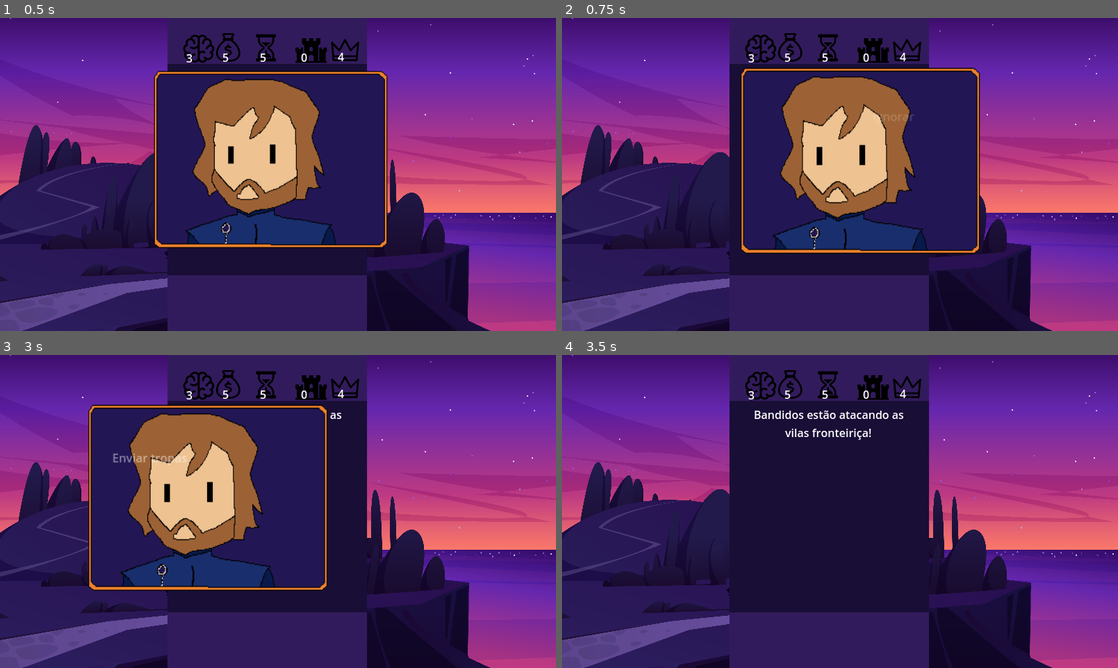
Above: before the commit, frames 1-4 (two rows, left to right).
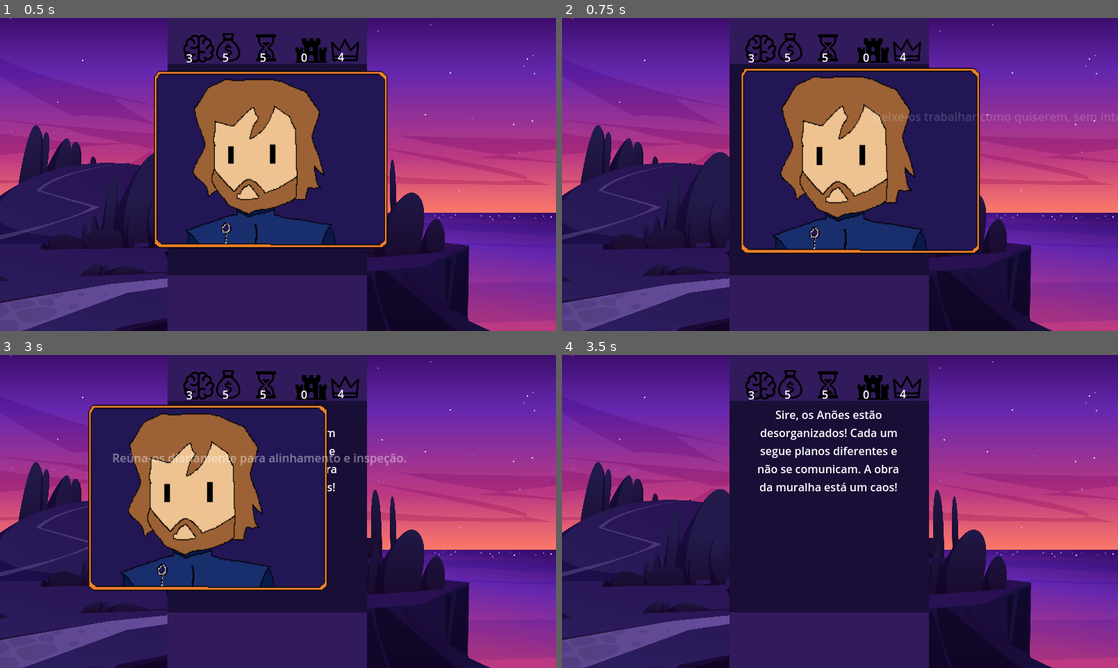
Above: after the commit, the same moments.

Repository: JulioDomanski/TCC
Game: Godot game, scene res://scenes/Main.tscn
Same seed, same stepped clock (60 frames per second), same inputs: the game is played once before the commit and once after it.
Inputs (mouse positions are in pixels of both pictures, inside the frame that each line leads up to):
- Up to frame 1 (0.5 s): no input
- Up to frame 2 (0.75 s): tap Enter at 0.5 s; drag from (817, 161) to (895, 105) at 0.52 s
- Up to frame 3 (3 s): drag from (444, 558) to (250, 574) at 1.27 s; tap Space at 2 s; move the mouse to (111, 464) at 2.02 s; click (111, 464) at 2.17 s; tap Enter at 2.75 s; drag from (305, 511) to (111, 464) at 2.77 s
- Up to frame 4 (3.5 s): no input

Frame 1 is identical in both runs. In frame 2, 0.3% of the frame differs, in the area x 56-100%, y 30-34%; in frame 3, 0.7%; in frame 4, 1.7%, in the area x 34-62%, y 17-44%.

Commit message:
feature: ideias para cartas, alteracao do som

Diff:
--- a/data/cards.json
+++ b/data/cards.json
@@ -1,54 +1,142 @@
 [
-	{
-		"id": 1,
-		"text": "Bandidos estão atacando as vilas fronteiriça!",
-		"left_choice": "Enviar tropas",
-		"right_choice": "Ignorar",
-		"image": "res://assets/Cards/carta1.png",
-		"left_effects": {
-			"moral": -15,
-			"resources": -10,
-			"time":0,
-			"trust":0,
-			"progress":0
-		},
-		"right_effects": {
-			"moral": 20,
-			"resources": 10,
-			"time":0,
-			"trust":0,
-			"progress":0
-		},
-		"correct_answer":"right",
-		"feedback":{
-			"right":"You're right",
-			"left":"Wrong"
-		}
-	},
-	{
-		"id": 2,
-		"text": "A colheita deste ano foi excepcional!",
-		"left_choice": "Distribuir comida",
-		"right_choice": "Armazenar",
-		"image": "res://assets/Cards/carta1.png",
-		"left_effects": {
-			"moral": 20,
-			"resources": -10,
-			"time":0,
-			"trust":0,
-			"progress":0
-		},
-		"right_effects": {
-			"moral": -20,
-			"resources": -15,
-			"time":0,
-			"trust":0,
-			"progress":0
-		},
-		"correct_answer":"left",
-		"feedback":{
-			"right":"You're wrong",
-			"left":"You're right"
-		}
+  {
+	"id": 1,
+	"text": "Sire, os Anões estão desorganizados! Cada um segue planos diferentes e não se comunicam. A obra da muralha está um caos!",
+	"left_choice": "Reúna-os diariamente para alinhamento e inspeção.",
+	"right_choice": "Deixe-os trabalhar como quiserem, sem interferir.",
+	"image": "res://assets/Cards/carta1.png",
+	"left_effects": { "moral": 10, "resources": -2, "time": 5, "trust": 10, "progress": 10 },
+	"right_effects": { "moral": -10, "resources": 0, "time": -10, "trust": -15, "progress": -5 },
+	"correct_answer": "left",
+	"feedback": {
+	  "left": "Muito bem, Sire! Reuniões diárias promovem transparência, evitam retrabalho e fortalecem o time. (Sir Cedric)",
+	  "right": "Sem comunicação, o caos reina. Um time desalinhado jamais construirá um reino ágil. (Sir Cedric)"
 	}
+  },
+  {
+	"id": 2,
+	"text": "Alguns nobres sugerem que vossa majestade centralize todas as decisões. Dizem que 'a corte atrasa tudo'.",
+	"left_choice": "Confiemos no time. Decisões devem ser compartilhadas.",
+	"right_choice": "Assumirei o controle! Tudo passará por mim.",
+	"image": "res://assets/Cards/carta1.png",
+	"left_effects": { "moral": 15, "resources": 0, "time": 5, "trust": 15, "progress": 10 },
+	"right_effects": { "moral": -15, "resources": 0, "time": -5, "trust": -20, "progress": -10 },
+	"correct_answer": "left",
+	"feedback": {
+	  "left": "Sábia escolha, meu Rei. Equipes auto-organizadas são mais comprometidas e eficazes. (Lady Elara)",
+	  "right": "Centralizar o poder desmotiva a equipe. O Scrum valoriza a colaboração e o empoderamento. (Lady Elara)"
+	}
+  },
+  {
+	"id": 3,
+	"text": "Os construtores não entendem os objetivos reais da obra. Cada um pensa uma coisa. Isso afeta o moral.",
+	"left_choice": "Divulguem a visão do castelo para todos.",
+	"right_choice": "Eles não precisam saber dos planos, só obedecer.",
+	"image": "res://assets/Cards/carta1.png",
+	"left_effects": { "moral": 10, "resources": -2, "time": 0, "trust": 10, "progress": 5 },
+	"right_effects": { "moral": -10, "resources": 0, "time": 0, "trust": -15, "progress": -5 },
+	"correct_answer": "left",
+	"feedback": {
+	  "left": "Clareza nos objetivos gera alinhamento. Transparência é vital, Sire! (Sir Cedric)",
+	  "right": "Sem saber a direção, até o melhor construtor se perde. (Lady Elara)"
+	}
+  },
+  {
+	"id": 4,
+	"text": "Um dos Anões apontou erros na fundação, mas foi ignorado pelos veteranos.",
+	"left_choice": "Incentive todos a falarem, mesmo os novatos.",
+	"right_choice": "Veteranos sempre sabem mais. Ignore o alerta.",
+	"image": "res://assets/Cards/carta1.png",
+	"left_effects": { "moral": 10, "resources": -2, "time": -2, "trust": 10, "progress": 5 },
+	"right_effects": { "moral": -10, "resources": -5, "time": -5, "trust": -10, "progress": -10 },
+	"correct_answer": "left",
+	"feedback": {
+	  "left": "Respeitar todas as vozes gera um ambiente seguro e adaptável, Sire. (Lady Elara)",
+	  "right": "Ignorar quem alerta problemas compromete todo o castelo. (Sir Cedric)"
+	}
+  },
+  {
+	"id": 5,
+	"text": "A muralha tremeu durante uma ventania. Alguns sugerem revisar a estrutura antes de continuar.",
+	"left_choice": "Vamos inspecionar antes de seguir!",
+	"right_choice": "Isso é perda de tempo. Continuem a construção.",
+	"image": "res://assets/Cards/carta1.png",
+	"left_effects": { "moral": 5, "resources": -5, "time": -5, "trust": 10, "progress": 5 },
+	"right_effects": { "moral": -10, "resources": 0, "time": -10, "trust": -10, "progress": -5 },
+	"correct_answer": "left",
+	"feedback": {
+	  "left": "A inspeção evita catástrofes maiores e fortalece a entrega contínua. (Sir Cedric)",
+	  "right": "Avançar sem refletir sobre falhas é dar força ao Caos Escopial. (Lady Elara)"
+	}
+  },
+  {
+	"id": 6,
+	"text": "Lady Elara propõe uma reunião semanal para mostrar o progresso do castelo aos nobres.",
+	"left_choice": "Sim! Transparência fortalece o reino.",
+	"right_choice": "Melhor manter os detalhes entre nós.",
+	"image": "res://assets/Cards/carta1.png",
+	"left_effects": { "moral": 5, "resources": -2, "time": -2, "trust": 15, "progress": 5 },
+	"right_effects": { "moral": -5, "resources": 0, "time": 0, "trust": -10, "progress": -5 },
+	"correct_answer": "left",
+	"feedback": {
+	  "left": "Mostrar entregas fortalece a confiança dos stakeholders e dá direção ao time. (Lady Elara)",
+	  "right": "Ocultar o progresso só alimenta a desconfiança e o desengajamento. (Sir Cedric)"
+	}
+  },
+  {
+	"id": 7,
+	"text": "Um dos escudeiros cometeu um erro ao cortar as pedras. Está com medo de ser punido.",
+	"left_choice": "Acolha-o. Errar faz parte do aprendizado.",
+	"right_choice": "Puni-lo é necessário. Precisamos de disciplina.",
+	"image": "res://assets/Cards/carta1.png",
+	"left_effects": { "moral": 10, "resources": -2, "time": -2, "trust": 10, "progress": 5 },
+	"right_effects": { "moral": -15, "resources": 0, "time": -5, "trust": -10, "progress": -5 },
+	"correct_answer": "left",
+	"feedback": {
+	  "left": "Ambientes que acolhem o erro promovem coragem e aprendizado constante. (Sir Cedric)",
+	  "right": "O medo paralisa a inovação. Ninguém cresce sob repressão, Sire. (Lady Elara)"
+	}
+  },
+  {
+	"id": 8,
+	"text": "Alguns querem trabalhar dia e noite para entregar rápido. Mas outros alertam sobre o cansaço.",
+	"left_choice": "Compromisso não é sacrifício. Devem descansar.",
+	"right_choice": "Ordens são ordens. Trabalhem sem parar!",
+	"image": "res://assets/Cards/carta1.png",
+	"left_effects": { "moral": 15, "resources": -2, "time": 0, "trust": 10, "progress": 5 },
+	"right_effects": { "moral": -20, "resources": 0, "time": -5, "trust": -15, "progress": -10 },
+	"correct_answer": "left",
+	"feedback": {
+	  "left": "Um time saudável entrega com consistência. Comprometimento vem do equilíbrio. (Lady Elara)",
+	  "right": "Desgaste compromete qualidade e destrói o moral. O Caos Escopial adora times exaustos. (Sir Cedric)"
+	}
+  },
+  {
+	"id": 9,
+	"text": "A equipe parece desmotivada. Muitos não entendem o impacto de suas tarefas no todo.",
+	"left_choice": "Mostre a eles o valor do que entregam.",
+	"right_choice": "Eles só precisam seguir ordens.",
+	"image": "res://assets/Cards/carta1.png",
+	"left_effects": { "moral": 10, "resources": 0, "time": 5, "trust": 10, "progress": 5 },
+	"right_effects": { "moral": -10, "resources": 0, "time": -5, "trust": -10, "progress": -5 },
+	"correct_answer": "left",
+	"feedback": {
+	  "left": "Ver propósito no trabalho motiva mais que qualquer ouro, Sire. (Lady Elara)",
+	  "right": "Trabalhar sem entender o porquê transforma guerreiros em peões desmotivados. (Sir Cedric)"
+	}
+  },
+  {
+	"id": 10,
+	"text": "Alguns membros querem experimentar uma nova forma de esculpir as pedras. Dizem que pode melhorar.",
+	"left_choice": "Deixe que testem. Adaptar é preciso.",
+	"right_choice": "Sigam os métodos antigos. É mais seguro.",
+	"image": "res://assets/Cards/carta1.png",
+	"left_effects": { "moral": 10, "resources": -5, "time": 5, "trust": 10, "progress": 10 },
+	"right_effects": { "moral": -5, "resources": 0, "time": -2, "trust": -5, "progress": -5 },
+	"correct_answer": "left",
+	"feedback": {
+	  "left": "A adaptação é um dos pilares do Scrum. É assim que evoluímos. (Sir Cedric)",
+	  "right": "Recusar mudanças por medo só fortalece o atraso e a rigidez. (Lady Elara)"
+	}
+  }
 ]
--- a/scenes/Card.tscn
+++ b/scenes/Card.tscn
@@ -85,8 +85,8 @@
 
 [node name="SwipeSound" type="AudioStreamPlayer" parent="."]
 stream = ExtResource("2_tgmmg")
-volume_db = 20.0
-pitch_scale = 2.6
+volume_db = 24.0
+pitch_scale = 4.0
 mix_target = 1
 max_polyphony = 3
 playback_type = 1
